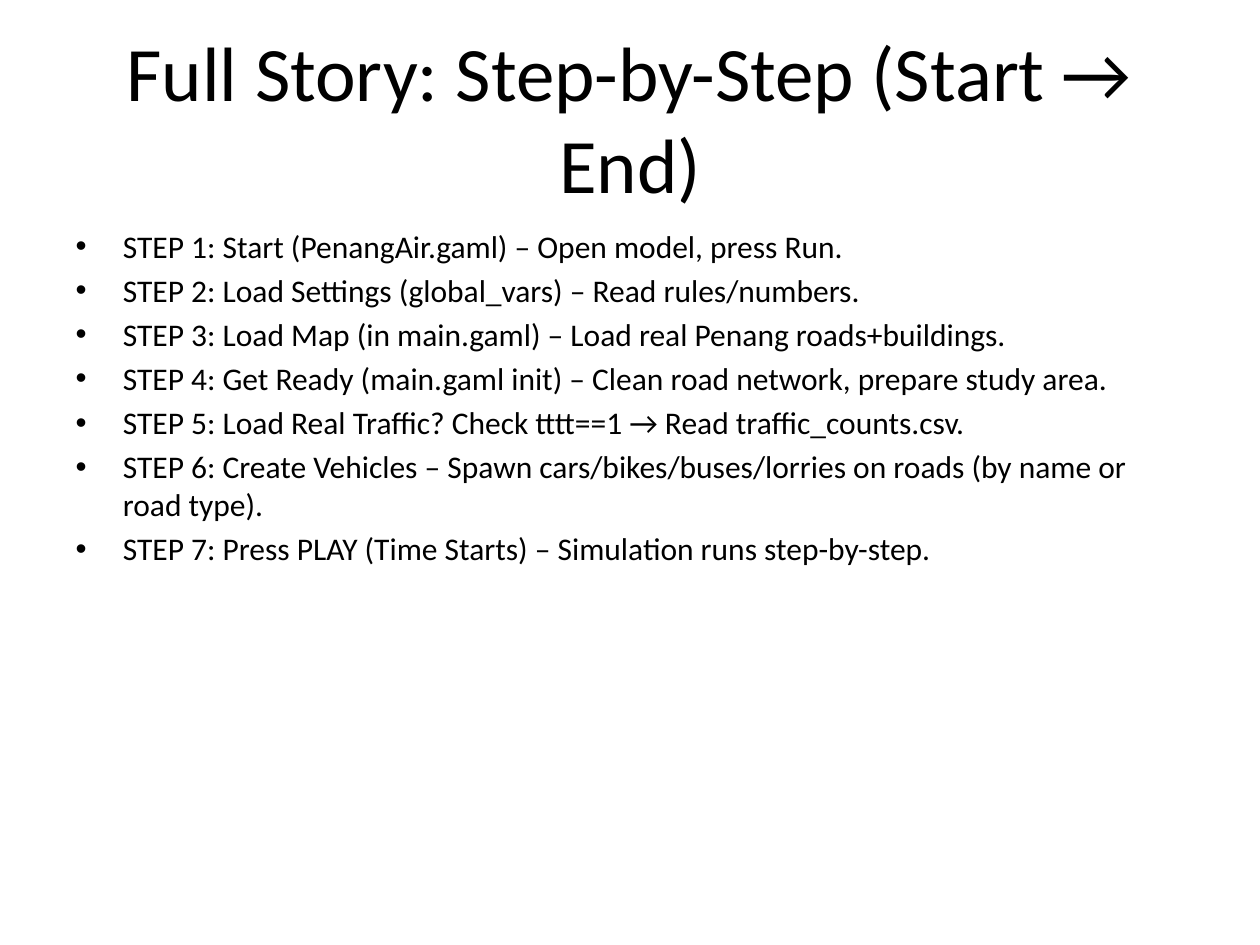
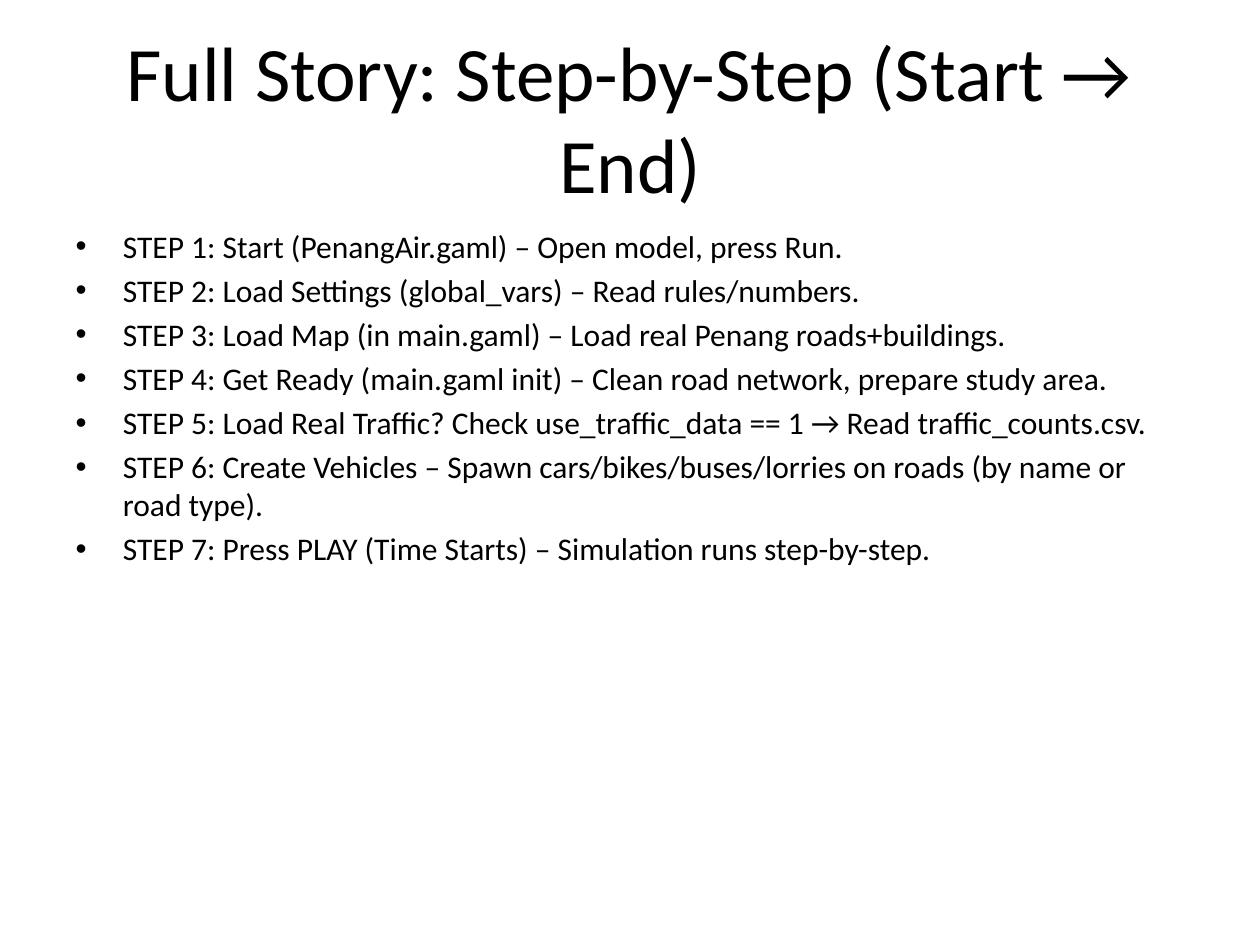
Before and after one commit to hqnghi88/PenangAir, a slide deck: slide 26 of PenangAir_Tutorial_NonProgrammer_Fixed.pptx (slide 25 before the commit). Drawn at 1260x945 pixels with LibreOffice and Linux fonts; fonts in the diff are those of the drawing. Boxes give left, top, right and bottom in pixels: in the first picture for what was removed or moved away, otherwise in the second. Text is boxed around its words. In the diff, an @@ line names an element or a change of style, - is before the commit and + after.

Commit message:
Refactor traffic and pollution models for improved data handling and visualization; remove deprecated code and enhance UI layout

```diff
--- a/PenangAir_Tutorial_NonProgrammer_Fixed.pptx
+++ b/PenangAir_Tutorial_NonProgrammer_Fixed.pptx
@@ text at (123,412,1146,439): text changed @@
-• STEP 5: Load Real Traffic? Check tttt==1 → Read traffic_counts.csv.
+• STEP 5: Load Real Traffic? Check use_traffic_data == 1 → Read traffic_counts.csv.
```
Also in this commit, not shown: 2 other slides changed, 1 slide added, 7 other files.
